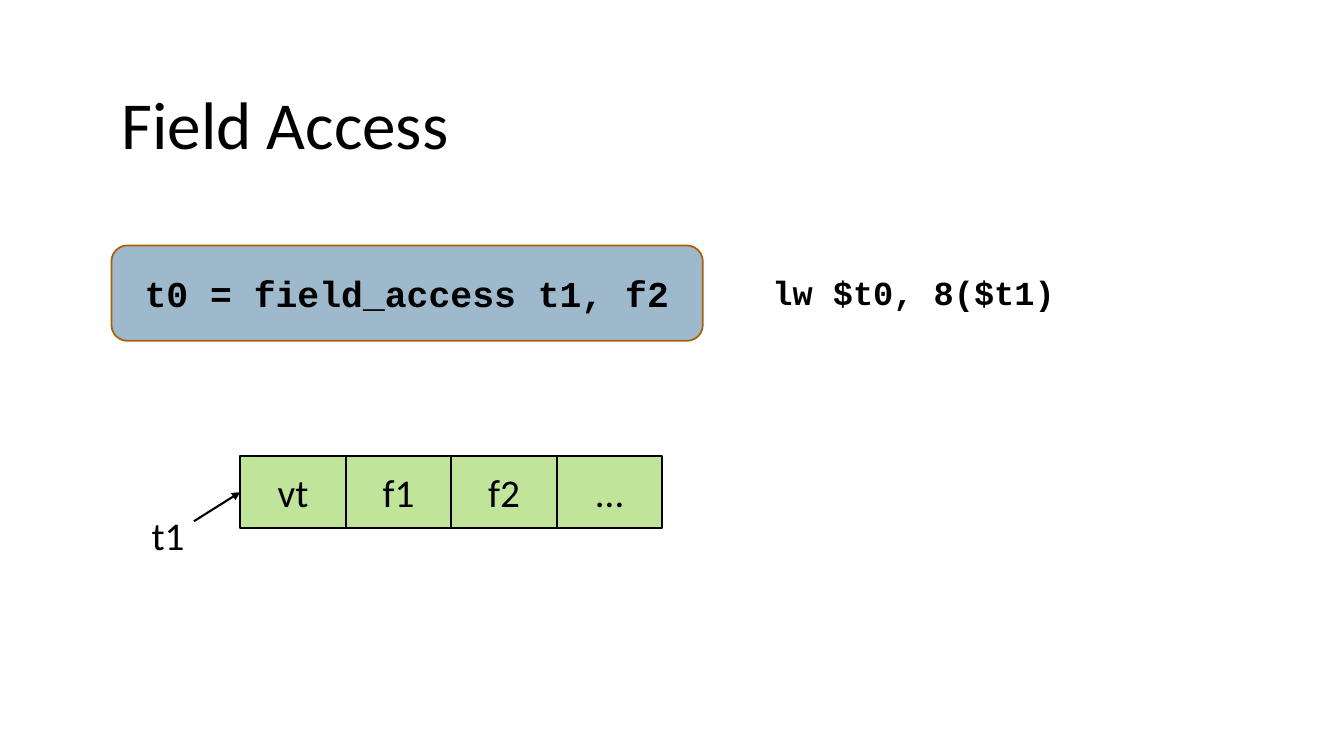
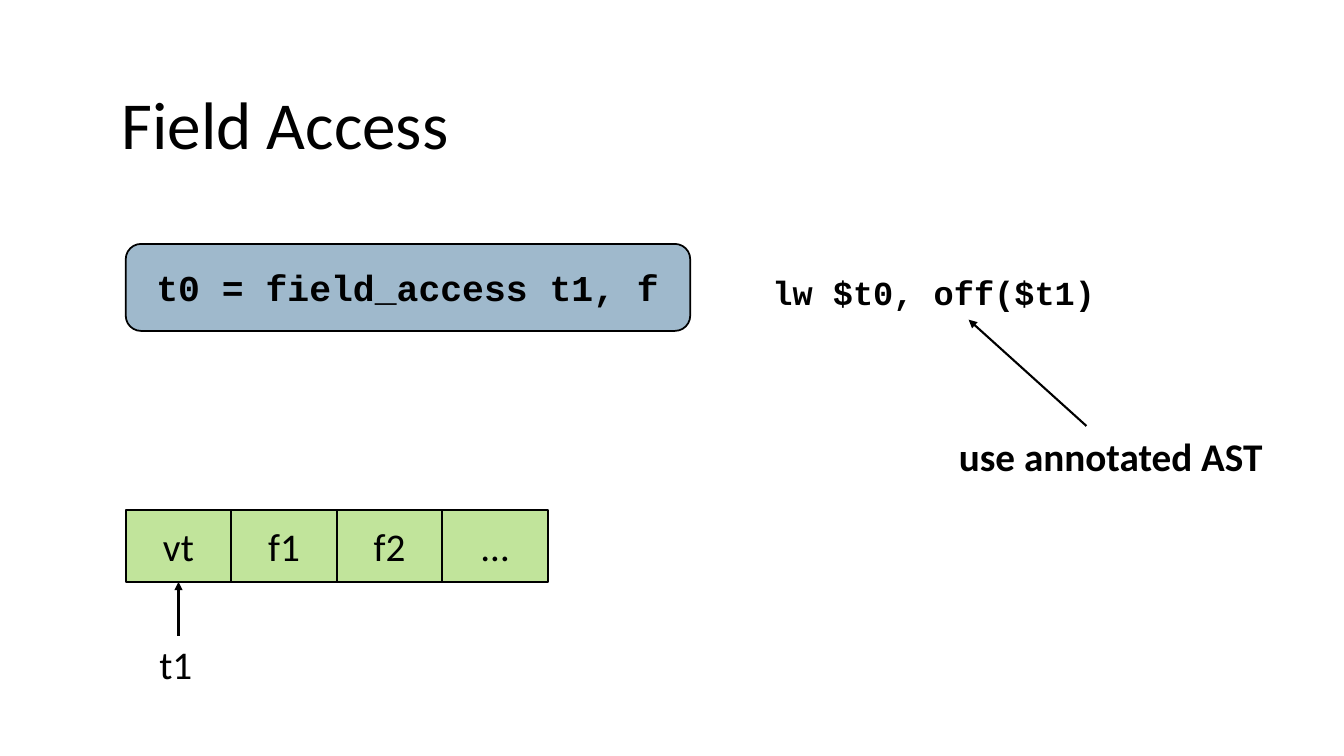
Before and after one commit to nivshani/compilation, a slide deck: slide 89 of slides/codegen.pptx (slide 88 before the commit). Drawn at 1344x756 pixels with LibreOffice and Linux fonts; fonts in the diff are those of the drawing. Boxes give left, top, right and bottom in pixels: in the first picture for what was removed or moved away, otherwise in the second. Text is boxed around its words. In the diff, an @@ line names an element or a change of style, - is before the commit and + after.

```diff
--- a/slides/codegen.pptx
+++ b/slides/codegen.pptx
@@ rounded rectangle "t0 = field_access t1, f": place and size @@
-rounded rectangle "t0 = field_access t1, f" at [112, 246, 704, 342]
+rounded rectangle "t0 = field_access t1, f" at [126, 244, 691, 331]
@@ rounded rectangle "t0 = field_access t1, f" at [126, 244, 691, 331]: outline #A9610D 1.25 pt to #000000 1.25 pt; proportions changed @@
@@ text in rounded rectangle at [156, 276, 659, 308]: text changed @@
-t0 = field_access t1, f2
+t0 = field_access t1, f
@@ text at [772, 281, 1095, 312]: text changed @@
-lw $t0, 8($t1)
+lw $t0, off($t1)
@@ arrow added from (1087, 426) to (969, 320), #000000 1.5 pt @@
@@ text added at [959, 443, 1262, 472], 28 pt, text #000000, bold @@
+use annotated AST
@@ 4 rectangles: place and size @@
-4 rectangles at [240, 457, 662, 528]
+4 rectangles at [126, 510, 548, 582]
@@ arrow moved from (194, 521) - (240, 492) to (178, 635) - (178, 582) @@
@@ text "t1": place and size @@
-text "t1" at [152, 524, 185, 551]
+text "t1" at [159, 653, 192, 680]
```
Also in this commit, not shown: 17 other slides changed, 5 slides added, 1 other file.
